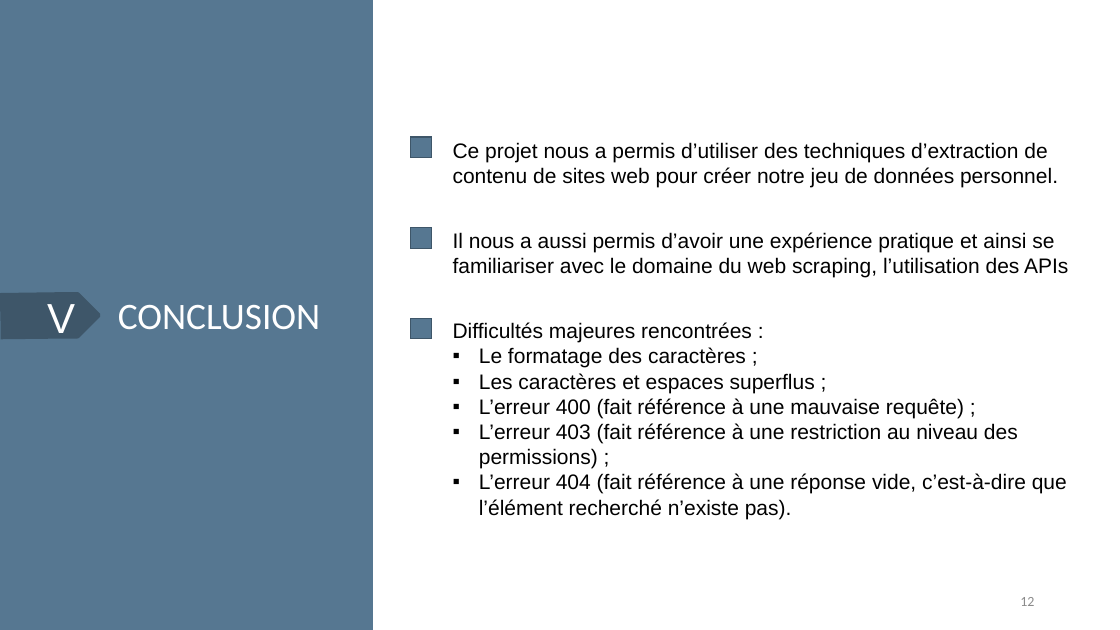
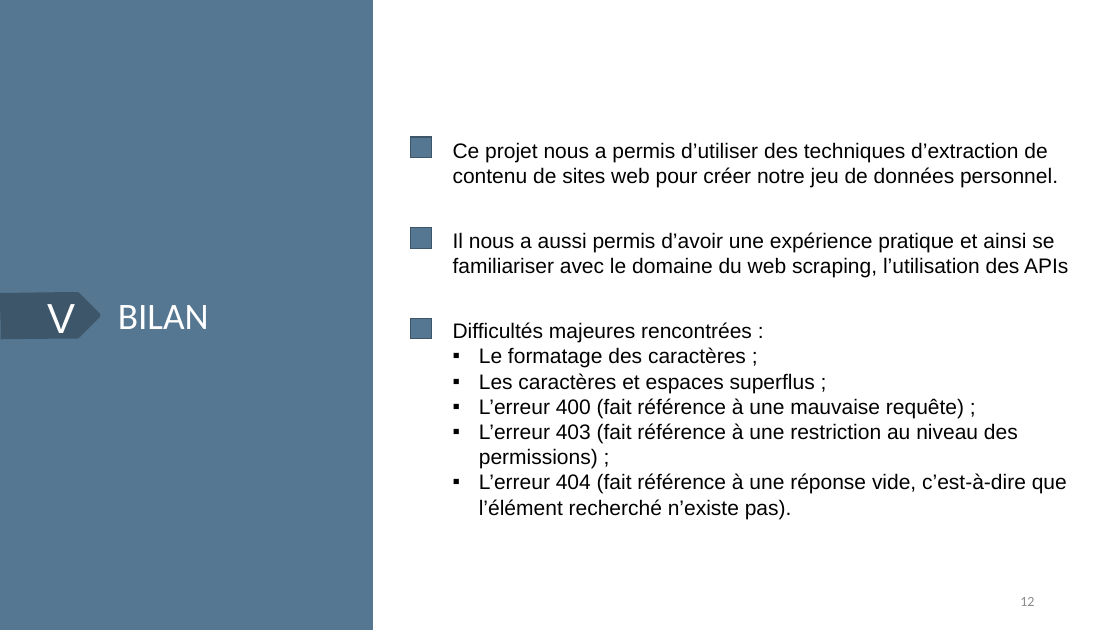
Before and after one commit to Brice-Kevin/ProjetHN, a slide deck: slide 12 of Presentation_dataset.pptx. Drawn at 1120x630 pixels with LibreOffice and Linux fonts; fonts in the diff are those of the drawing. Boxes give left, top, right and bottom in pixels: in the first picture for what was removed or moved away, otherwise in the second. Text is boxed around its words. In the diff, an @@ line names an element or a change of style, - is before the commit and + after.

```diff
--- a/Presentation_dataset.pptx
+++ b/Presentation_dataset.pptx
@@ text at <box>118,305,209,329</box>: text changed @@
-CONCLUSION
+BILAN
```
Also in this commit, not shown: 3 other slides changed, 5 other files.
